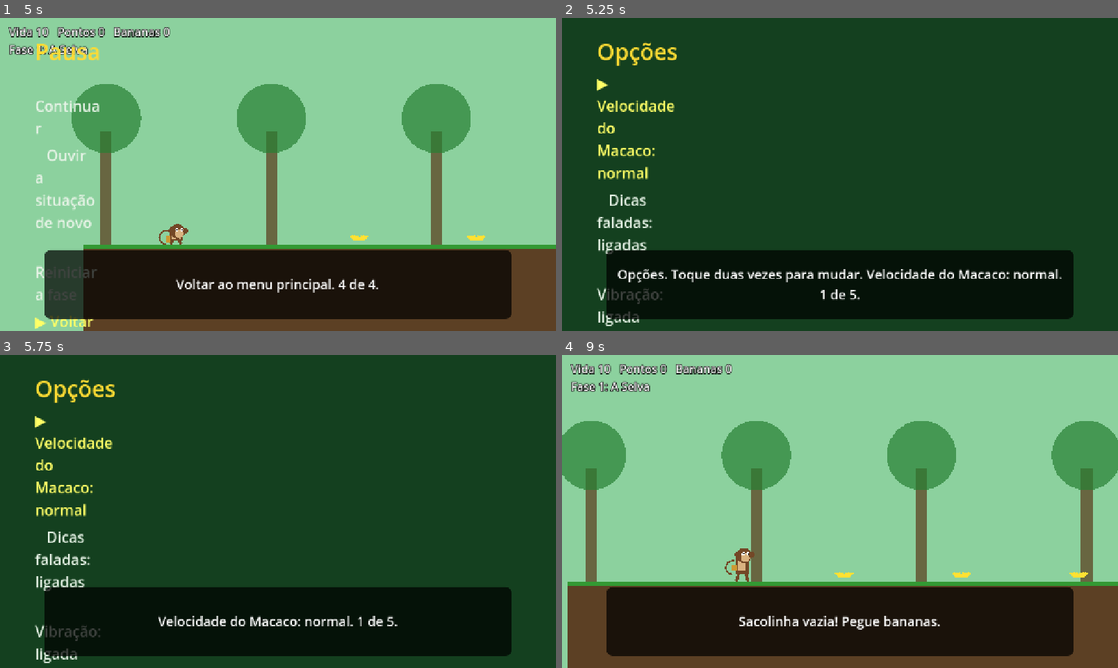
Above: before the commit, frames 1-4 (two rows, left to right).
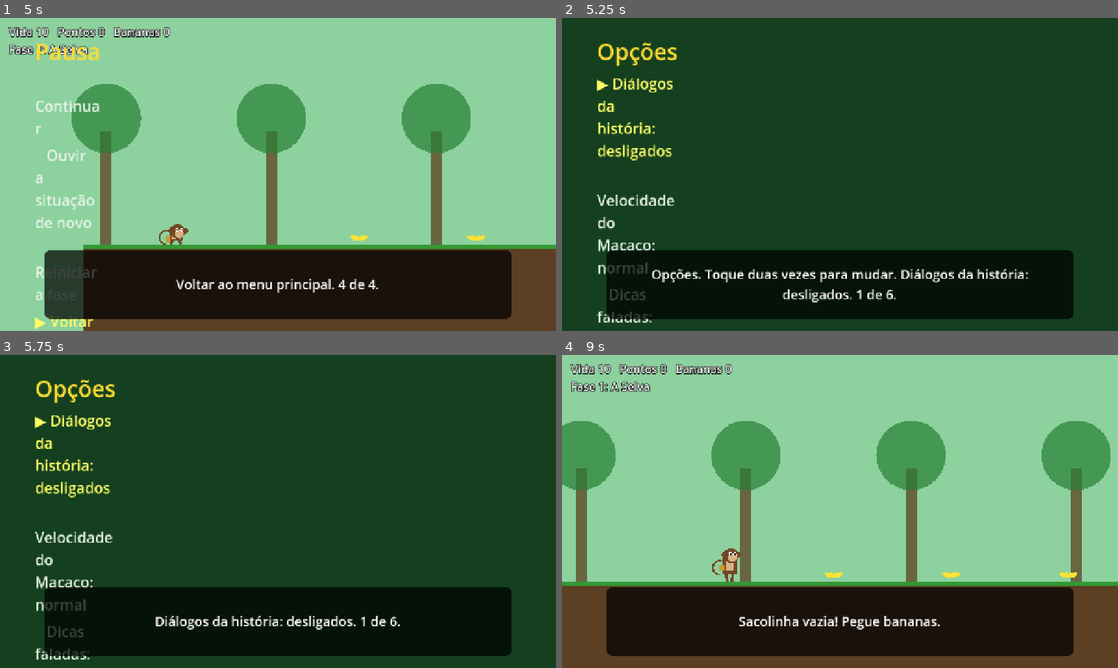
Above: after the commit, the same moments.

Repository: weliveiracruz/monkey-adventure
Game: Godot game, scene res://cenas/main.tscn
Two runs of this game, one before a commit and one after it. Both use one fixed random seed, a clock stepped at 60 frames per second and the inputs below.
Inputs (mouse positions are in pixels of both pictures, inside the frame that each line leads up to):
- Up to frame 1 (5 s): tap Enter at 0.5 s; move the mouse to (250, 237) at 0.52 s; hold Up 0.53-1.25 s; tap X at 0.6 s; click (250, 237) at 0.67 s; tap Space at 0.77, 3.77, 4.25 s; drag from (444, 221) to (250, 237) at 1.27 s; move the mouse to (111, 127) at 2.02 s; hold Left 2.03-2.75 s; tap Keypad Enter at 2.1 s; drag from (305, 174) to (111, 127) at 2.77 s; move the mouse to (194, 96) at 3.52 s; hold Down 3.53-4.25 s; tap P at 3.6 s; drag from (400, 158) to (194, 96) at 4.27 s
- Up to frame 2 (5.25 s): tap Enter at 5, 5.1 s; move the mouse to (728, 190) at 5.02 s; hold Up from 5.03 s (still down); click (728, 190) at 5.17 s
- Up to frame 3 (5.75 s): keep holding Up
- Up to frame 4 (9 s): release Up at 5.75 s; tap Space at 5.75, 6.77 s; drag from (895, 442) to (728, 527) at 5.77 s; tap Enter at 6.5 s; move the mouse to (812, 574) at 6.52 s; hold Right 6.53-7.25 s; tap Z at 6.6 s; drag from (1006, 558) to (812, 574) at 7.27 s; move the mouse to (673, 464) at 8.02 s; hold Down 8.03-8.75 s; tap X at 8.1 s; drag from (867, 511) to (673, 464) at 8.77 s

Frame 1 is identical in both runs. In frame 2, 4.4% of the frame differs, in the area x 6-90%, y 19-99%; in frame 3, 3.4%; in frame 4, 8.9%, in the area x 0-100%, y 21-100%.

Commit message:
Versão 1.1: diálogos da história desligados por padrão
Nova opção "Diálogos da história" no menu Opções (desligada por padrão).
Os avisos de jogo e as dicas continuam funcionando. APK 1.1 em build/
e script criar_release.bat para criar a tag e a release no Windows.

Co-Authored-By: Claude Opus 5.5 <noreply@anthropic.com>
Claude-Session: https://claude.ai/code/session_01FbG7hJ3o5FfMcceabhqnjs

Diff:
--- a/scripts/fase.gd
+++ b/scripts/fase.gd
@@ -483,6 +483,8 @@
 		return
 	if id == "f9_aliados" and aliados_fase <= 0:
 		return
+	if not Game.opcoes.dialogos:
+		return
 	Fala.sequencia(linhas)
 	em_dialogo = true
 
@@ -942,6 +944,9 @@
 	queue_redraw()
 	dialogo("torre_topo")
 	dialogo("final")
+	if not Game.opcoes.dialogos:
+		Fala.dizer("Você pegou a banana de ouro! O Macaco voltou para a selva como herói.", "Narrador")
+		em_dialogo = true
 	Game.concluir_fase(num)
 	_resultado = "fim"
 	_fim_t = 1.5
--- a/scripts/game.gd
+++ b/scripts/game.gd
@@ -18,6 +18,7 @@
 var fase_liberada := 1  ## maior fase já liberada
 var concluiu := false   ## terminou o jogo pelo menos uma vez
 var opcoes := {
+	"dialogos": false,  ## diálogos da história (desligados por padrão)
 	"lenta": false,     ## velocidade mais lenta do Macaco
 	"dicas": true,      ## dicas faladas ("Pule!", "Abaixe!")
 	"vibrar": true,
--- a/scripts/main.gd
+++ b/scripts/main.gd
@@ -72,6 +72,8 @@
 func _texto_opcao(chave: String) -> String:
 	var v: bool = Game.opcoes[chave]
 	match chave:
+		"dialogos":
+			return "Diálogos da história: " + ("ligados" if v else "desligados")
 		"lenta":
 			return "Velocidade do Macaco: " + ("lenta" if v else "normal")
 		"dicas":
@@ -84,7 +86,7 @@
 
 
 func _opcoes() -> void:
-	var chaves := ["lenta", "dicas", "vibrar", "legendas"]
+	var chaves := ["dialogos", "lenta", "dicas", "vibrar", "legendas"]
 	var itens := []
 	var m := MenuS.new()
 	for i in chaves.size():
Not shown, changed: export_presets.cfg
Not shown, changed: build/MonkeyAdventure.apk
Not shown, added: criar_release.bat
